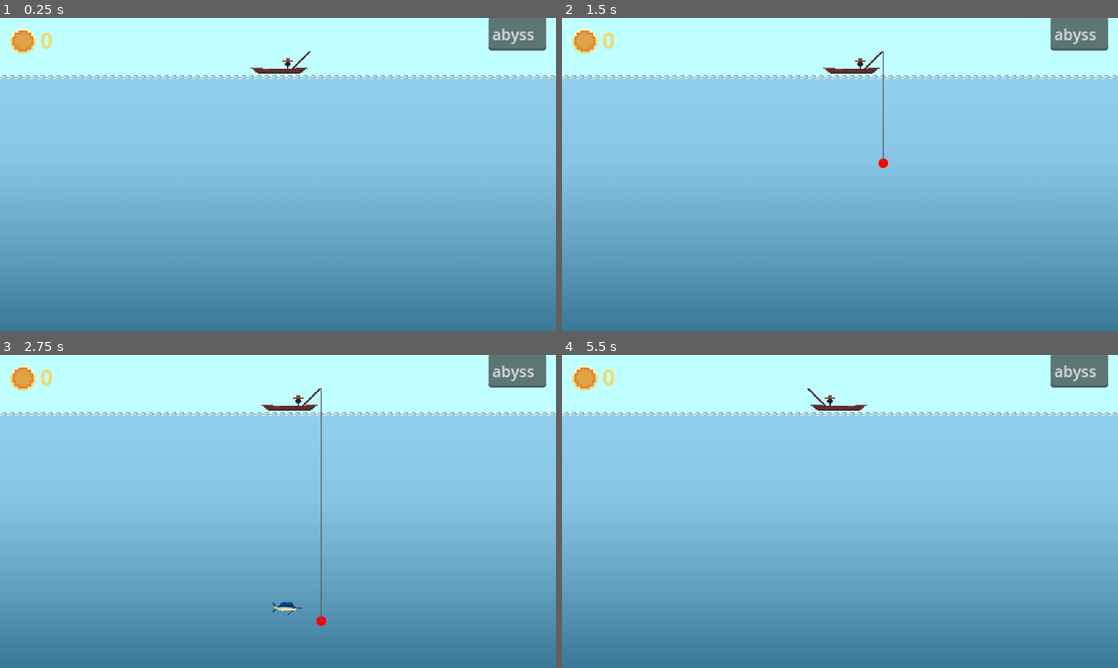
Above: before the commit, frames 1-4 (two rows, left to right).
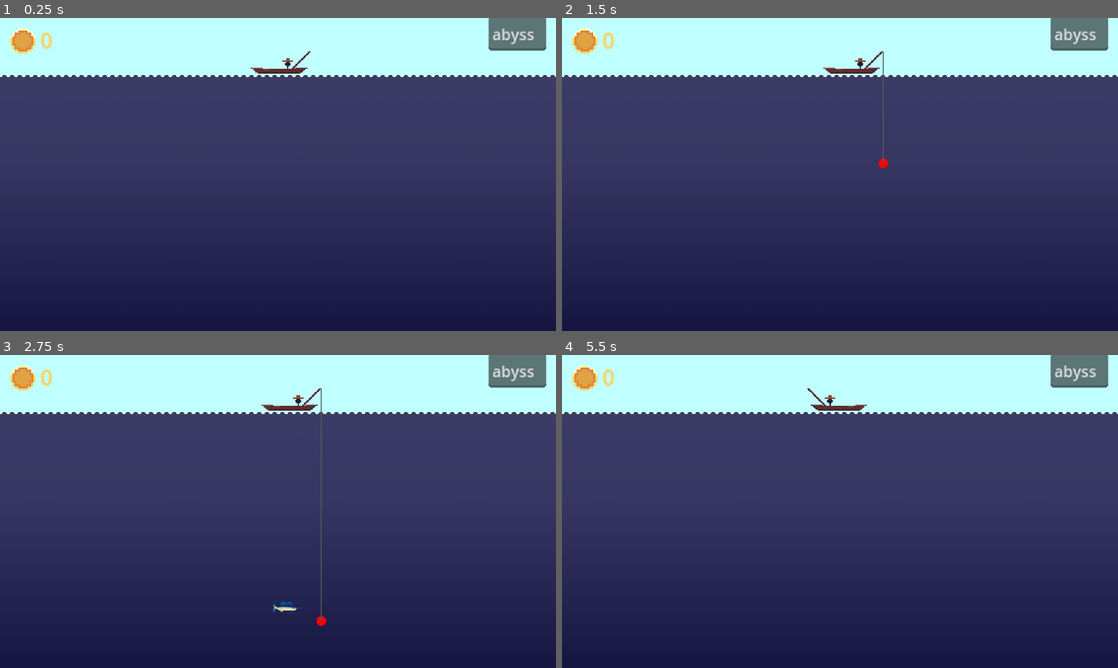
Above: after the commit, the same moments.

Repository: Gugaapo/fishing_game
Game: Godot game, scene res://scenes/levels/abyss.tscn
Two runs of this game, one before a commit and one after it. Both use one fixed random seed, a clock stepped at 60 frames per second and the inputs below. This scene is started directly instead of the project's main scene.
Inputs (mouse positions are in pixels of both pictures, inside the frame that each line leads up to):
- Up to frame 1 (0.25 s): no input
- Up to frame 2 (1.5 s): tap Enter (ui_accept) at 0.5, 0.77 s; move the mouse to (962, 158) at 0.52 s; hold Right (ui_right) 0.53-1.28 s; tap Z (fish) at 0.6, 1.35 s; click (962, 158) at 0.67 s; move the mouse to (728, 190) at 1.27 s; hold Left (ui_left) from 1.28 s (still down)
- Up to frame 3 (2.75 s): tap Enter (ui_accept) at 1.52 s; move the mouse to (333, 442) at 2.02 s; release Left (ui_left) at 2.03 s; hold Right (ui_right) from 2.03 s (still down); tap Z (fish) at 2.1 s
- Up to frame 4 (5.5 s): move the mouse to (812, 574) at 2.77 s; tap Z (fish) every 0.75 s from 2.85 to 5.1 s; click (812, 574) at 2.92 s; tap Enter (ui_accept) at 3.02, 3.77, 4.52 s; move the mouse to (1006, 558) at 3.52 s; release Right (ui_right) at 3.53 s; hold Left (ui_left) from 3.53 s (still down); move the mouse to (673, 464) at 4.27 s; move the mouse to (867, 511) at 5.02 s; click (867, 511) at 5.17 s

The runs differ from the first frame. In frame 1, 81% of the frame differs, in the area x 0-100%, y 18-100%; in frame 2, 81%; in frame 3, 81%; in frame 4, 81%.

Commit message:
level scenes properly added

Diff:
--- a/scenes/levels/abyss.tscn
+++ b/scenes/levels/abyss.tscn
@@ -169,7 +169,7 @@
 shape = SubResource("WorldBoundaryShape2D_g56bj")
 
 [node name="TileMap" type="TileMap" parent="."]
-modulate = Color(1, 1, 1, 0.462745)
+modulate = Color(0, 0, 0.258824, 0.768627)
 z_index = 1
 tile_set = SubResource("TileSet_1oh0u")
 format = 2
--- a/scenes/levels/coral.tscn
+++ b/scenes/levels/coral.tscn
@@ -169,7 +169,7 @@
 shape = SubResource("WorldBoundaryShape2D_fdkpb")
 
 [node name="TileMap" type="TileMap" parent="."]
-modulate = Color(1, 1, 1, 0.462745)
+modulate = Color(1, 0.662745, 1, 0.462745)
 z_index = 1
 tile_set = SubResource("TileSet_d8pb4")
 format = 2
--- a/scenes/levels/ice.tscn
+++ b/scenes/levels/ice.tscn
@@ -170,7 +170,7 @@
 shape = SubResource("WorldBoundaryShape2D_sv0v7")
 
 [node name="TileMap" type="TileMap" parent="."]
-modulate = Color(1, 1, 1, 0.462745)
+modulate = Color(0.141176, 0.870588, 1, 0.505882)
 z_index = 1
 tile_set = SubResource("TileSet_ng38j")
 format = 2
--- a/scenes/levels/volcano.tscn
+++ b/scenes/levels/volcano.tscn
@@ -169,7 +169,7 @@
 shape = SubResource("WorldBoundaryShape2D_gykbv")
 
 [node name="TileMap" type="TileMap" parent="."]
-modulate = Color(1, 1, 1, 0.462745)
+modulate = Color(1, 0, 0, 0.403922)
 z_index = 1
 tile_set = SubResource("TileSet_2an01")
 format = 2
